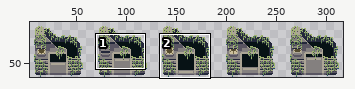
Two versions of one sprite sheet, Project/Resource/Texture/Boss/Colossus/ColossusHead.png. Above, an overview of the earlier version with the close-up marked.
Close-up. As it was:
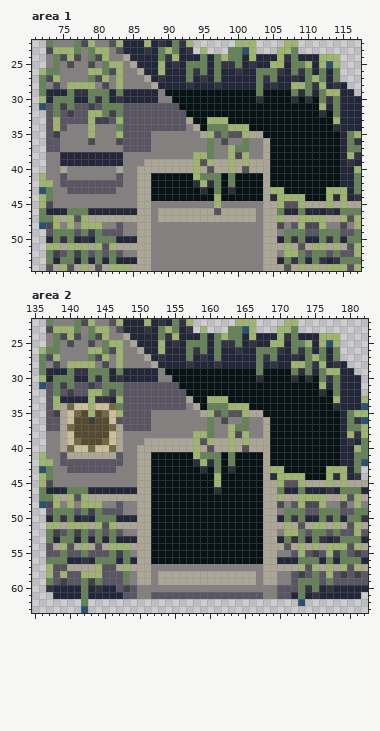
The file is 320x64 pixels. Shown: area 1: x 71..117, y 22..54; area 2: x 135..182, y 22..63. The wide view leaves out empty margins. The commit also changed other parts of the picture, which this record leaves out.
Once edited:
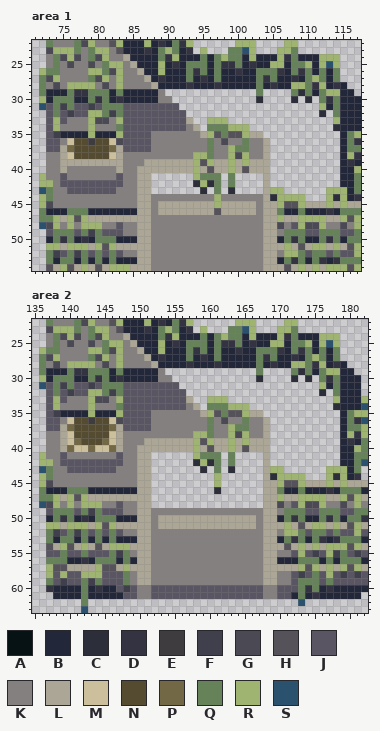
Palette (. is transparent): A #071215  B #23273a  C #2c2e39  D #333342  E #3f3c40  F #403f4c  G #4b4954  H #555359  J #595562  K #84807f  L #aca696  M #ccc09c  N #544b30  P #736846  Q #658259  R #a0b471  S #2a516e
Change:
Changed rows in their new state; - is an unchanged pixel.
Area 1:
first column x 75:
29 ---------------.............-....-------
30 ----------------............-....-.-.---
31 -----------------....................---
32 ------------------...................-.-
33 -KKK-GGK-----------..---...............-
34 K-------------------.------............-
35 BBBB-BBB---------------------...........
36 -MNNENNM----------------------..........
37 LPNNNNNPL---------------------..........
38 LMNNNNNML---------------------..........
39 LLLLLLLLL---------------------..........
40 ------------------------------..........
41 -------------......----.-....-..........
42 -------------......----.-....-..........
43 -------------.......-.-.-....---......--
44 -------------KKKKKKKKK-KKKKKK------...--
45 --------------LLLLLLLL-LLLLL------------
47 --------------KKKKKKKKKKKKKK------------
Area 2:
first column x 139:
29 ---------------.............-....-------
30 ----------------............-....-.-.---
31 -----------------....................---
32 ------------------...................-.-
33 JKKK-GGK-----------..---...............-
34 KKKK-KKK------------.------............-
35 BBBB-BBB---------------------...........
36 K-------G---------------------..........
37 ------------------------------..........
38 ------------------------------..........
39 ------------------------------..........
40 ------------------------------..........
41 -KKKKKKK-----......----.-....-..........
42 -------------......----.-....-..........
43 -------------.......-.-.-....---......--
44 -------------.........-......------...--
45 -------------.........-......-----------
46 -------------.........-......-----------
47 -------------................-----------
48 -------------................-----------
49 -------------KKKKKKKKKKKKKKKK-----------
50 -------------KLLLLLLLLLLLLLLK-----------
51 -------------KLLLLLLLLLLLLLLK-----------
52 -------------KKKKKKKKKKKKKKKK-----------
53 -------------KKKKKKKKKKKKKKKK-----------
54 -------------KKKKKKKKKKKKKKKK-----------
55 -------------KKKKKKKKKKKKKKKK-----------
56 -------------KKKKKKKKKKKKKKKK-----------
58 --------------KKKKKKKKKKKKKK------------
59 --------------KKKKKKKKKKKKKK------------
60 -------------JJJJJJJJJJJJJJJJ-----------
Changed places in both close-ups, as pixel boxes (x1, y1, x2, y2):
changed: (60, 89, 340, 222)
changed: (151, 368, 340, 592)
changed: (60, 396, 123, 424)
changed: (67, 452, 116, 459)
